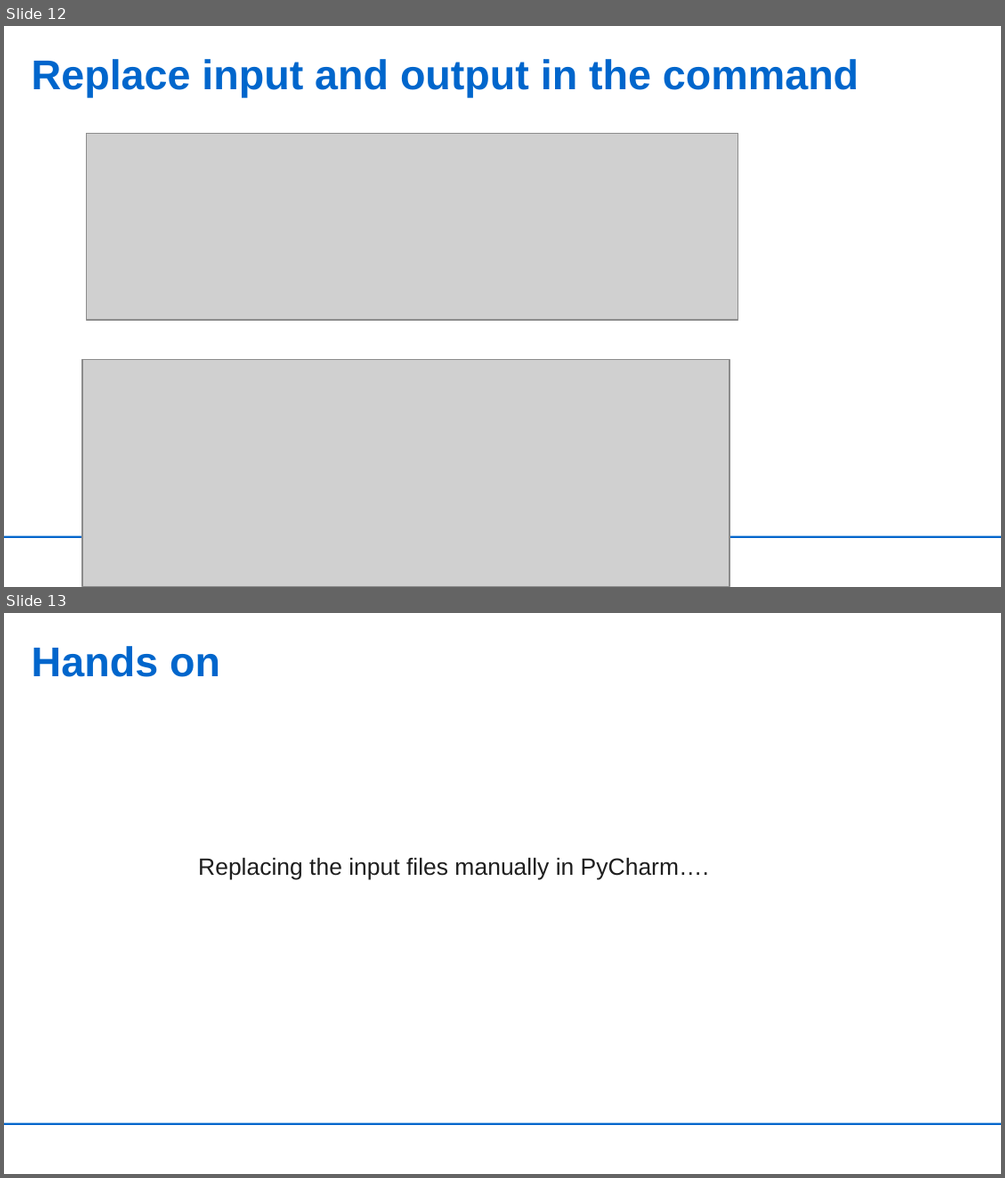
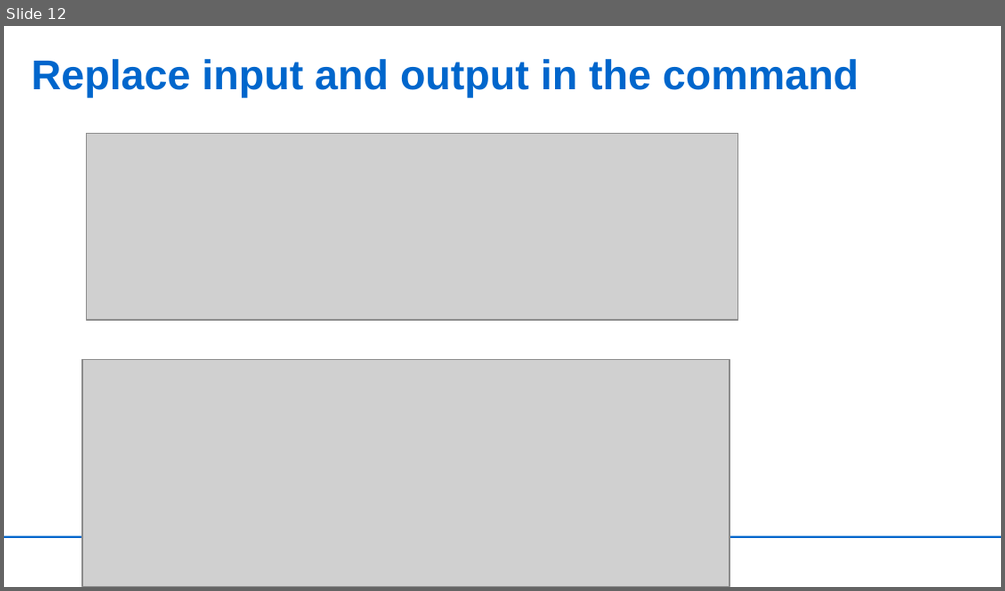
Before and after one commit to UdoGi/KCCR_snakemake_pipeline, a slide deck: slides/ghana_snakemake.pptx. Shown one above the other, each under a label of ours: slides 12 and 13 before the commit, slide 12 after it. The pictures are 1005x1178 and 1005x591 pixels, drawn with LibreOffice and Linux fonts; fonts in the diff are those of the drawing; grey boxes stand for pictures; background and template pictures are left out. Boxes give left, top, right and bottom in pixels: in the first picture for what was removed or moved away, otherwise in the second. Text is boxed around its words. In the diff, an @@ line names an element or a change of style, - is before the commit and + after.

```diff
--- a/slides/ghana_snakemake.pptx
+++ b/slides/ghana_snakemake.pptx
@@ slide 13 removed at (4, 613, 1001, 1174), background #FFFFFF; not listed: 1 template element that a slide beside it also shows @@
@@ title removed at (32, 646, 220, 677) @@
-Hands on
@@ text removed at (198, 858, 709, 880) @@
-Replacing the input files manually in PyCharm….
```
Also in this commit, not shown: 7 slides changed, 7 slides added, 3 other slides removed, 15 other files.
